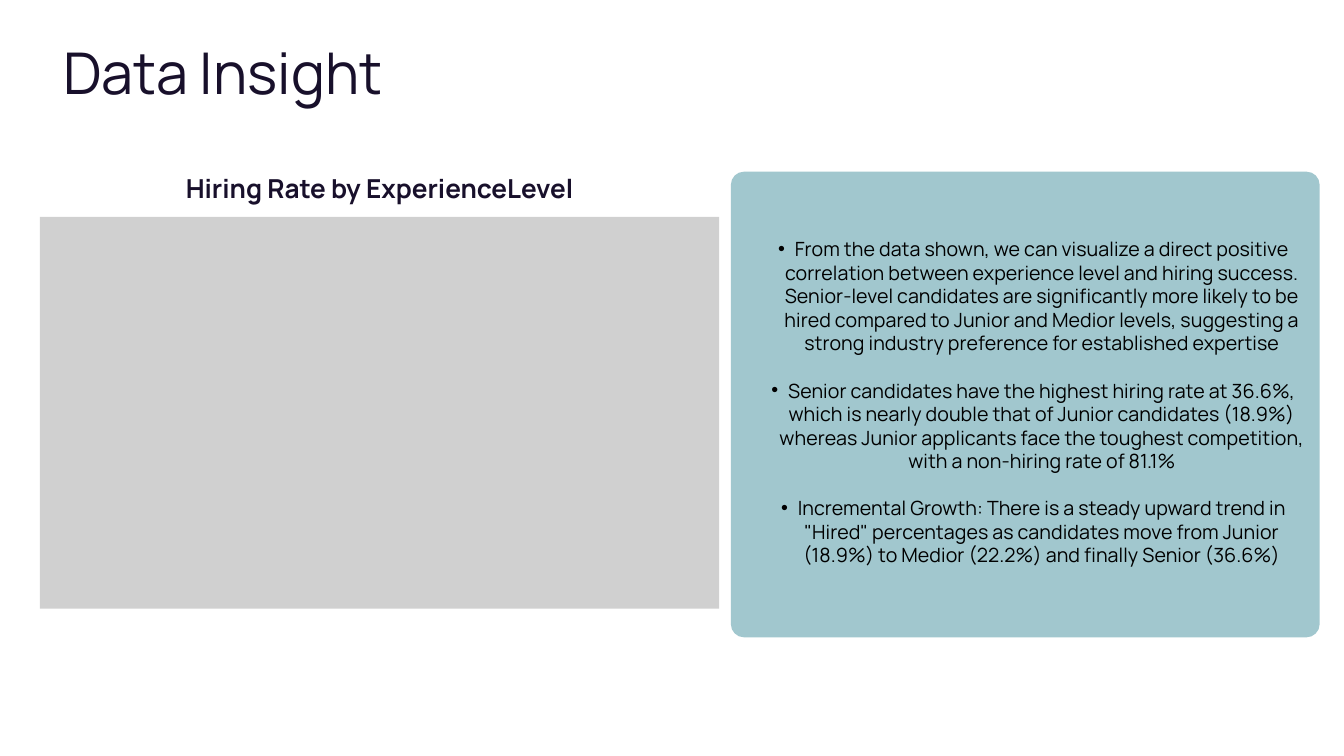
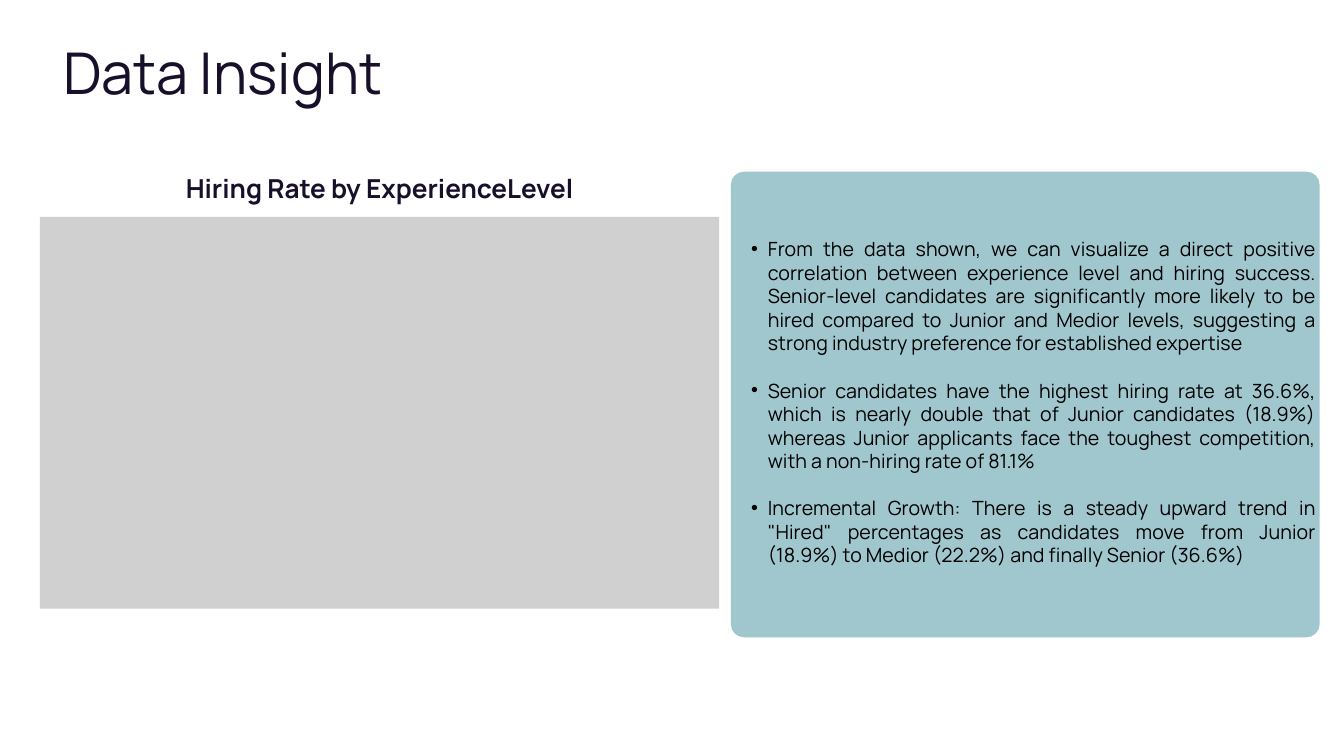
Before and after one commit to fadlinur/Final-Project, a slide deck: slide 10 of Stage 1/Exploratory Data Analysis.pptx (slide 11 before the commit). Drawn at 1344x756 pixels with LibreOffice and Linux fonts; fonts in the diff are those of the drawing; grey boxes stand for pictures; background and template pictures are left out. Boxes give left, top, right and bottom in pixels: in the first picture for what was removed or moved away, otherwise in the second. Text is boxed around its words. In the diff, an @@ line names an element or a change of style, - is before the commit and + after.

```diff
--- a/Stage 1/Exploratory Data Analysis.pptx
+++ b/Stage 1/Exploratory Data Analysis.pptx
@@ text "From the data shown, we ..." at (768,241,1316,567): alignment centre to justified @@
```
Also in this commit, not shown: 6 other slides changed, 9 slides added, 5 slides removed.
